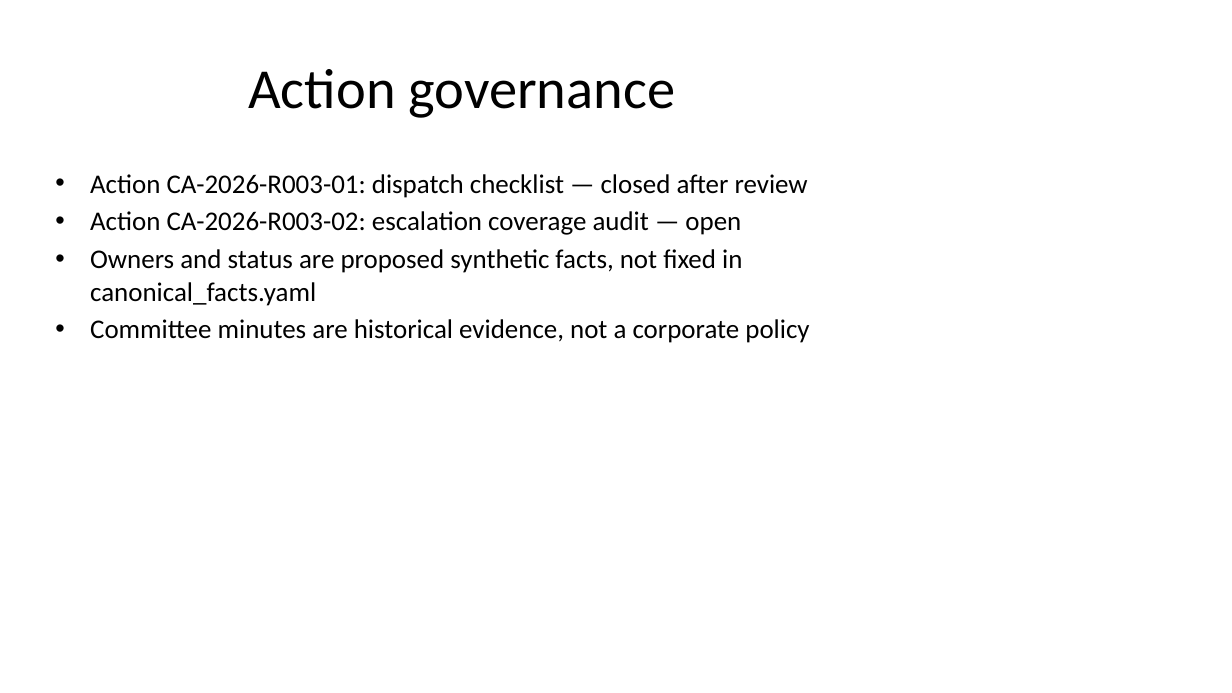
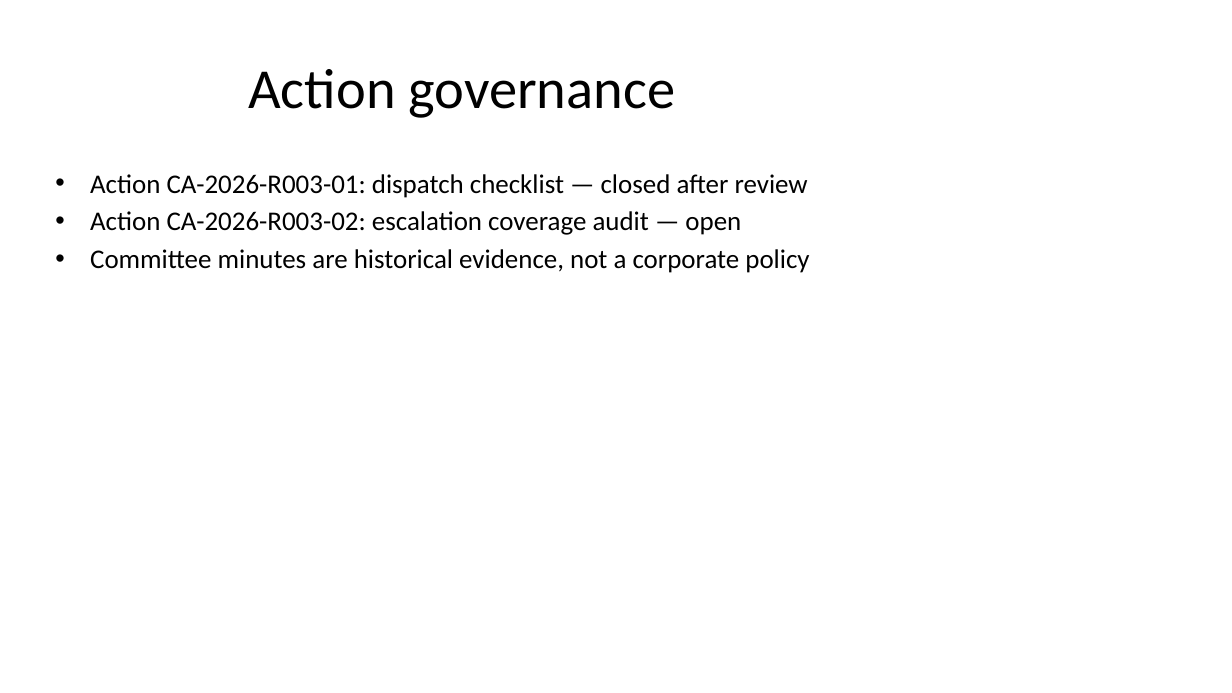
Before and after one commit to RodsSoares/enterprise-knowledge-ai-system, a slide deck: slide 3 of data/source/corporate_repository/governance/DOC-020_operations_committee_minutes_2026.pptx. Drawn at 1232x693 pixels with LibreOffice and Linux fonts; fonts in the diff are those of the drawing. Boxes give left, top, right and bottom in pixels: in the first picture for what was removed or moved away, otherwise in the second. Text is boxed around its words. In the diff, an @@ line names an element or a change of style, - is before the commit and + after.

```diff
--- a/data/source/corporate_repository/governance/DOC-020_operations_committee_minutes_2026.pptx
+++ b/data/source/corporate_repository/governance/DOC-020_operations_committee_minutes_2026.pptx
@@ text at bbox=[90, 249, 742, 306]: paragraph removed @@
-• Owners and status are proposed synthetic facts, not fixed in canonical_facts.yaml
```
Also in this commit, not shown: 1 other slide changed, 43 other files.
